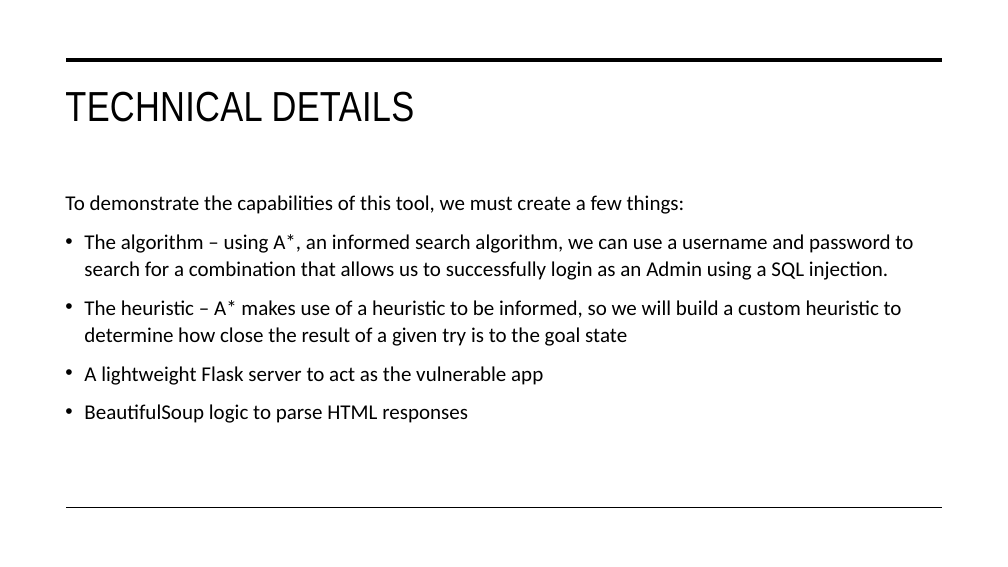
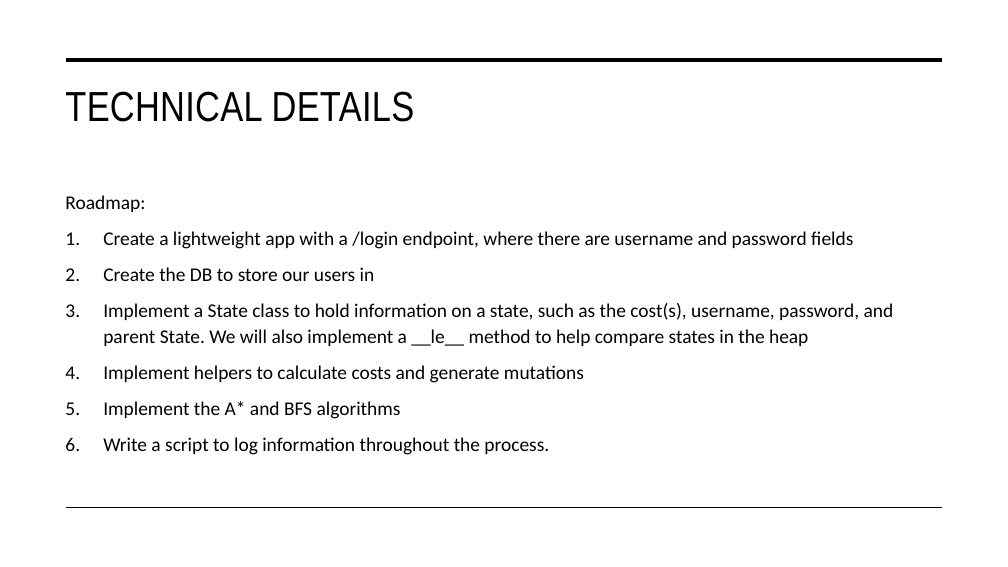
Before and after one commit to jessevfranks/State-Space-Search-for-Software-Auditing, a slide deck: slide 4 of documents/Project Proposal.pptx. Drawn at 1008x567 pixels with LibreOffice and Linux fonts; fonts in the diff are those of the drawing. Boxes give left, top, right and bottom in pixels: in the first picture for what was removed or moved away, otherwise in the second. Text is boxed around its words. In the diff, an @@ line names an element or a change of style, - is before the commit and + after.

```diff
--- a/documents/Project Proposal.pptx
+++ b/documents/Project Proposal.pptx
@@ text at (65, 195, 894, 455): text changed; size 20 to 18.5 pt @@
-To demonstrate the capabilities of this tool, we must create a few things:
-• The algorithm – using A*, an informed search algorithm, we can use a username and password to search for a combination that allows us to successfully login as an Admin using a SQL injection.
-• The heuristic – A* makes use of a heuristic to be informed, so we will build a custom heuristic to determine how close the result of a given try is to the goal state
-• A lightweight Flask server to act as the vulnerable app
-• BeautifulSoup logic to parse HTML responses
+Roadmap:
+1. Create a lightweight app with a /login endpoint, where there are username and password fields
+2. Create the DB to store our users in
+3. Implement a State class to hold information on a state, such as the cost(s), username, password, and parent State. We will also implement a __le__ method to help compare states in the heap
+4. Implement helpers to calculate costs and generate mutations
+5. Implement the A* and BFS algorithms
+6. Write a script to log information throughout the process.
```
Also in this commit, not shown: 2 other slides changed, 1 other file.
